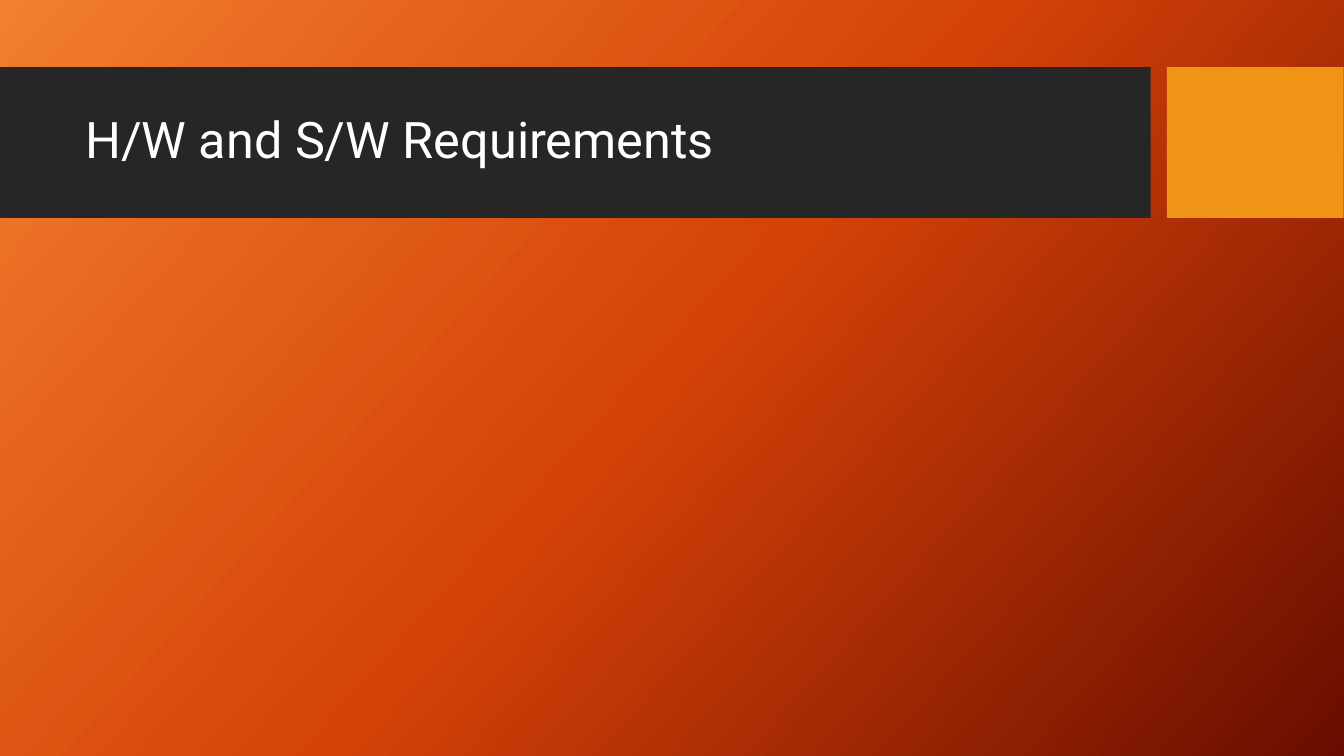
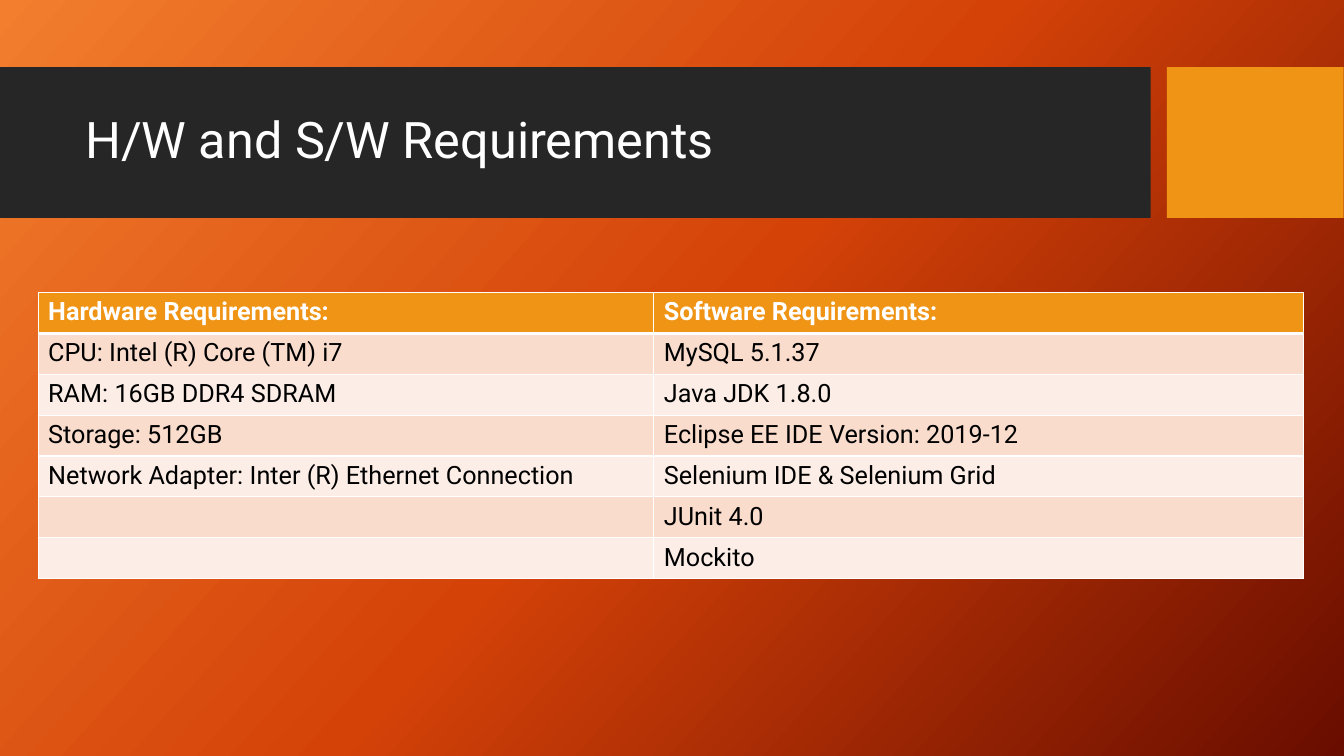
Before and after one commit to zzzzakhar/CEN4072-Team-1, a slide deck: slide 7 of Presentation1.pptx (slide 8 before the commit). Drawn at 1344x756 pixels with LibreOffice and Linux fonts; fonts in the diff are those of the drawing; background and template pictures are left out. Boxes give left, top, right and bottom in pixels: in the first picture for what was removed or moved away, otherwise in the second. Text is boxed around its words. In the diff, an @@ line names an element or a change of style, - is before the commit and + after.

```diff
--- a/Presentation1.pptx
+++ b/Presentation1.pptx
@@ table added at <box>38,292,1305,579</box>, 7 rows, 2 columns @@
+Hardware Requirements: | Software Requirements:
+CPU: Intel (R) Core (TM) i7 | MySQL 5.1.37
+RAM: 16GB DDR4 SDRAM | Java JDK 1.8.0
+Storage: 512GB | Eclipse EE IDE Version: 2019-12
+Network Adapter: Inter (R) Ethernet Connection | Selenium IDE & Selenium Grid
+ | JUnit 4.0
+ | Mockito
```
Also in this commit, not shown: 4 other slides changed, 3 slides added, 2 slides removed.
